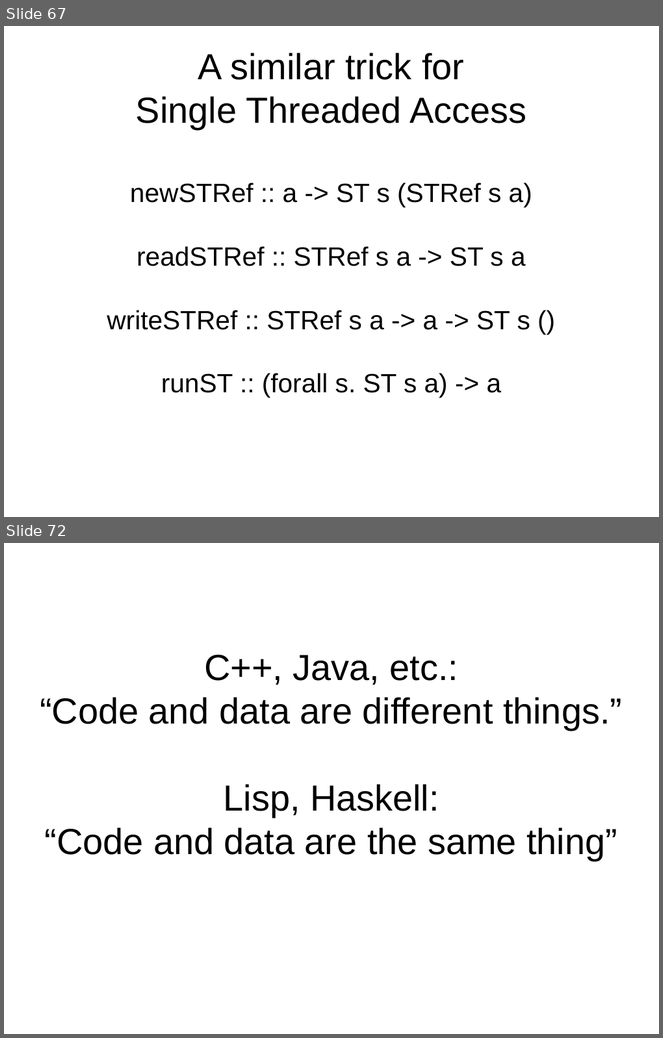
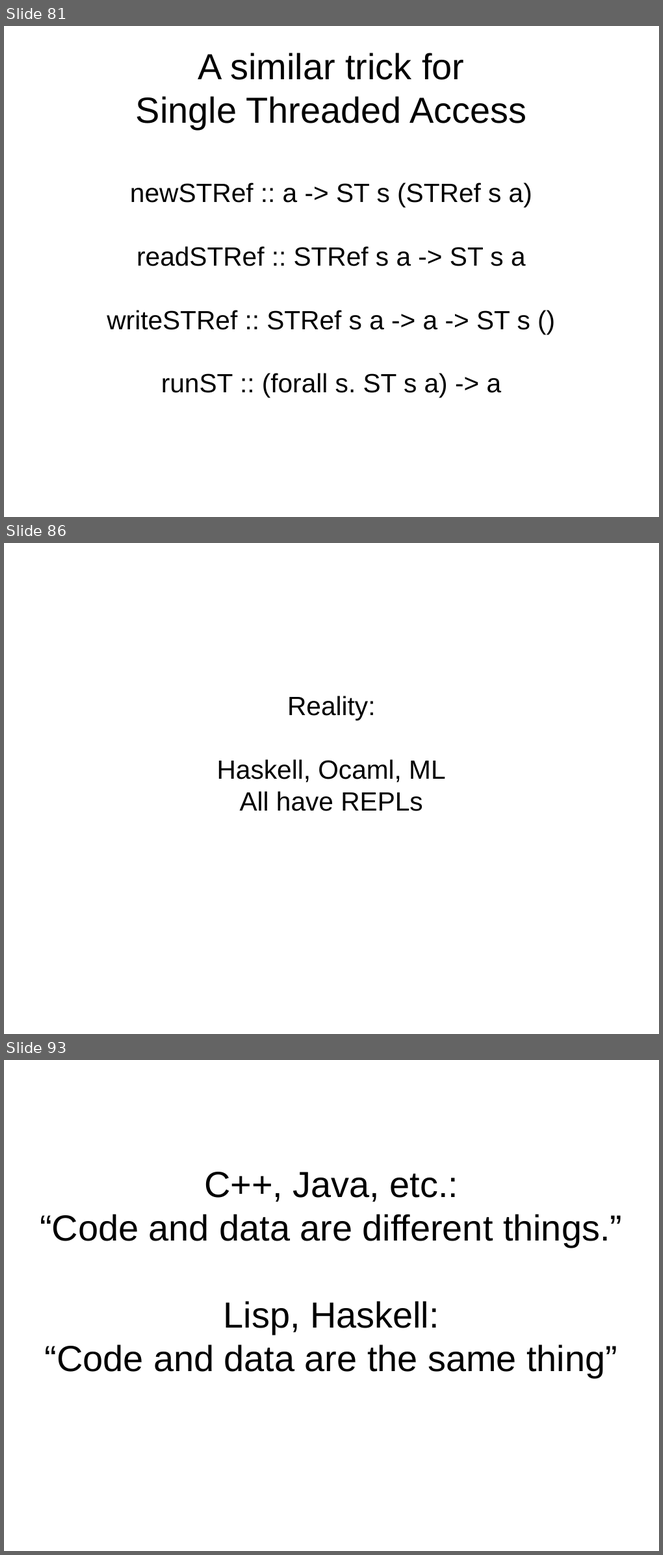
Before and after one commit to bhurt/presentations, a slide deck: statictyping.odp. Shown one above the other, each under a label of ours: slides 67 and 72 before the commit, slides 81, 86 and 93 after it; the slides between them are not shown. The pictures are 663x1038 and 663x1555 pixels, drawn with LibreOffice and Linux fonts; fonts in the diff are those of the drawing. Boxes give left, top, right and bottom in pixels: in the first picture for what was removed or moved away, otherwise in the second. Text is boxed around its words. In the diff, an @@ line names an element or a change of style, - is before the commit and + after.

```diff
--- a/statictyping.odp
+++ b/statictyping.odp
@@ slide 86 added at [4,543,659,1034], background #FFFFFF @@
@@ subtitle added at [217,696,445,811], 32 pt, text #000000 @@
+Reality:
+Haskell, Ocaml, ML
+All have REPLs
@@ what was slide 67 is now slide 81 @@
@@ what was slide 72 is now slide 93 @@
```
Also in this commit, not shown: 3 slides changed, 16 other slides added, 7 slides removed.
